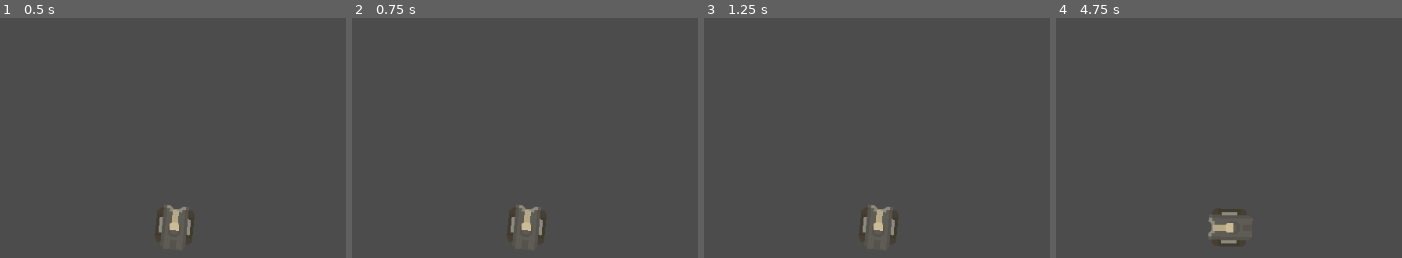
Above: before the commit, frames 1-4 (left to right).
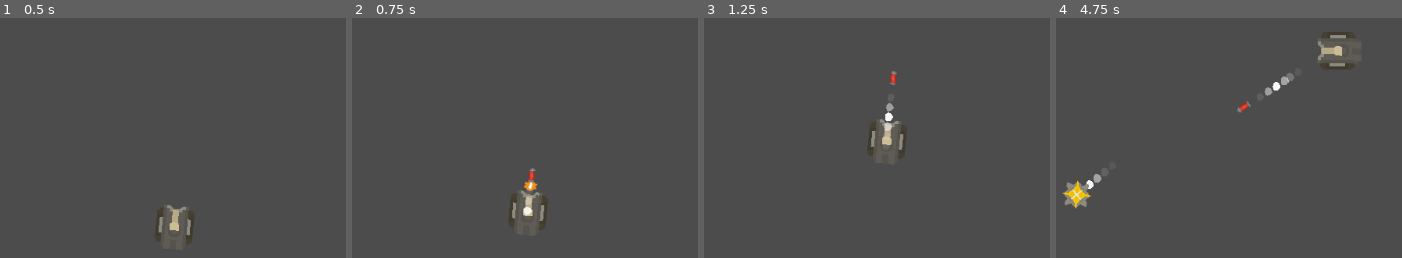
Above: after the commit, the same moments.

Repository: hadougamer/udemy-godot
Game: Godot game, scene res://scenes/test.tscn
The game is run twice, just before and just after one commit, with the same random seed, the same clock (stepped at 60 frames per second) and the same inputs. This scene is started directly instead of the project's main scene.
Inputs (mouse positions are in pixels of both pictures, inside the frame that each line leads up to):
- Up to frame 1 (0.5 s): no input
- Up to frame 2 (0.75 s): tap Enter at 0.5 s; move the mouse to (outside the picture) at 0.52 s; hold Up (ui_up) from 0.53 s (still down); tap Ctrl (ui_shoot) at 0.6 s
- Up to frame 3 (1.25 s): keep holding Up (ui_up)
- Up to frame 4 (4.75 s): move the mouse to (outside the picture) at 1.27 s; tap Ctrl (ui_shoot) every 0.75 s from 1.35 to 4.35 s; move the mouse to (outside the picture) at 2.02 s; release Up (ui_up) at 2.03 s; hold Left (ui_left) 2.03-3.53 s; move the mouse to (1280, 253) at 2.77 s; move the mouse to (1121, 135) at 3.52 s; hold Down (ui_down) 3.53-4.28 s; move the mouse to (outside the picture) at 4.27 s; hold Right (ui_right) from 4.28 s (still down)

Frame 1 is identical in both runs. In frame 2, 1.2% of the frame differs, in the area x 44-57%, y 62-95%; in frame 3, 1.7%; in frame 4, 2.5%, in the area x 2-87%, y 5-95%.

Commit message:
Rotates de tank

Diff:
--- a/Rouge Tank/scripts/tank.gd
+++ b/Rouge Tank/scripts/tank.gd
@@ -4,7 +4,8 @@
 # PI: 180 degrees
 const ROT_VEL = PI/2
 
-var speed=200
+const MAX_SPEED=200
+var acel = 0 #acceleration
 
 # Loads scene from library
 var pre_bullet=preload("res://scenes/bullet.tscn")
@@ -73,32 +74,33 @@
 #	elif Input.is_action_pressed("ui_down"):
 #		dir_y+=1
 #
-#	if Input.is_action_just_pressed("ui_shoot"):
-#		# Get the number of bullets (on cannon bullet group)
-#		# limit the number of bullets to max three (3)
-#		if get_tree().get_nodes_in_group( BULLET_TANK_GROUP ).size() < 9:
-#
-#			# Instances bullet
-#			var bullet = pre_bullet.instance()
-#			# Put on Muzzle position
-#			bullet.global_position=$barrel/muzzle.global_position
-#
-#			# Modify the bullet rirection (to rotate)
-#			bullet.dir = Vector2( cos(rotation), sin(rotation) ).normalized()
-#
-#			# Add the bullet to the current cannon group
-#			bullet.add_to_group( BULLET_TANK_GROUP )
-#
-#			#attach to parent
-#			$"../".add_child(bullet)
-#			$barrel/anim.play("fire")
-#			##get_parent().add_child(bullet);
+	if Input.is_action_just_pressed("ui_shoot"):
+		# Get the number of bullets (on cannon bullet group)
+		# limit the number of bullets to max three (3)
+		if get_tree().get_nodes_in_group( BULLET_TANK_GROUP ).size() < 9:
+
+			# Instances bullet
+			var bullet = pre_bullet.instance()
+			# Put on Muzzle position
+			bullet.global_position=$barrel/muzzle.global_position
+
+			# Modify the bullet rirection (to rotate)
+			bullet.dir = Vector2( cos(rotation), sin(rotation) ).normalized()
+
+			# Add the bullet to the current cannon group
+			bullet.add_to_group( BULLET_TANK_GROUP )
+
+			#attach to parent
+			$"../".add_child(bullet)
+			$barrel/anim.play("fire")
+			##get_parent().add_child(bullet);
 #
 #	look_at(get_global_mouse_position())
 #
 #	move_and_slide( Vector2(dir_x, dir_y) * speed )
 
-	var rot = 0 #rotation
+	var rot  = 0 #rotation
+	var dir  = 0 # direction
 
 	if Input.is_action_pressed("ui_right"):
 		rot += 1
@@ -106,7 +108,26 @@
 	if Input.is_action_pressed("ui_left"):
 		rot -= 1
 
+	if Input.is_action_pressed("ui_up"):
+		dir += 1
+
+	if Input.is_action_pressed("ui_down"):
+		dir -= 1
+
 	rotate( ROT_VEL * rot * delta )
+
+	if dir != 0:
+		# Lerp interpolates from 0 to max speed
+		acel = lerp(acel, MAX_SPEED * dir, .1)
+	else:
+		# Lerp interpolates from max speed to 0
+		acel = lerp(acel, 0, .1)
+
+	print(acel)
+
+	# Rotation Sin and Cos updates the front angle to move for
+	move_and_slide(Vector2(cos(rotation), sin(rotation)) * acel )
+
 
 func set_body(value):
 	body=value # change body value
